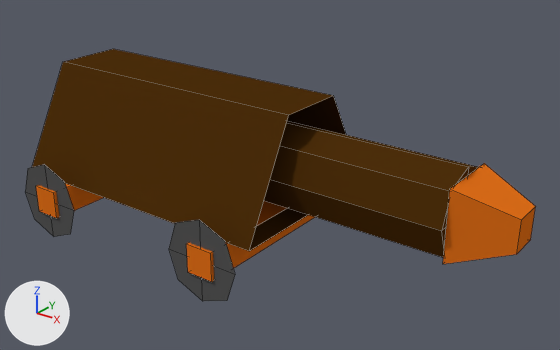
A saved change to the Blender file King Of Kings Docs/Models/heavybatteringram3f.blend.
Both versions are drawn from a camera (50 mm lens) standing at (13.44, -14.12, 9.48) and looking at (2.8, 0.17, 1.9). The axes (+X, +Y, +Z) are drawn at lower left. The lights are the same throughout. Mesh edges are drawn as thin lines.
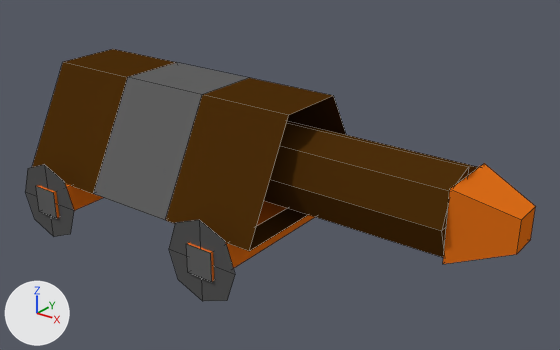
Pixel boxes (x1, y1, x2, y2) of what changed, in the pictures (560 x 350 px):
part 1 of me_cube_001, recoloured (orange to grey)
    both: (186, 244, 212, 282)
part 2 of me_cube, built on
    both: (64, 49, 250, 222)
part 3 of me_cube_002, recoloured (orange to grey)
    both: (36, 186, 57, 218)

What changed in the scene script:
```text
Add mat_material_004:
    mat_material_004 = diffuse_material('Material.004')
    mat_material_004.base_color = (0.123, 0.123, 0.123)  # dark grey #626262
Change me_cube_001:
    where me_cube_001.from_pydata(...)  # 8 vertices, 6 faces; spans x -1.0..1.0, y -1.0..1.0, z -1.0..1.0
    used by ob_cube_001; location = (2.86, 0.02, 0.84); scale = (0.367, 2.98, 0.367)
    me_cube_001 part 1: all 2 faces centred in x 0.0, y -1.0..1.0, z 0.0 switch from mat_material_003 (orange #e47019) to mat_material_004 (dark grey #626262)
Change me_cube:
    where me_cube.from_pydata(...)  # 26 vertices, 21 faces; spans x -1.0..2.01, y -1.0..1.0, z -1.0..1.0
    used by ob_cube; location = (0.0, 0.0, 2.58); scale = (3.85, 2.38, 1.38)
    verts and faces of me_cube; kept vertices keep their numbers, new ones are numbered from 26
    before: 0 (1.0, 1.0, -1.0), 1 (1.0, -1.0, -1.0) at pixel (249, 251), 2 (-1.0, -1.0, -1.0), 3 (-1.0, 1.0, -1.0), 4 (1.0, 0.38, 1.0) at pixel (333, 95)
    before: 5 (1.0, -0.38, 1.0) at pixel (288, 115), 6 (-1.0, -0.38, 1.0) at pixel (62, 61), 7 (-1.0, 0.38, 1.0) at pixel (112, 48)
    me_cube part 2
    add delete_faces([(0, 1, 2, 3), (4, 7, 6, 5), (1, 5, 6, 2), (0, 3, 7, 4)])
    add for new, old in zip([*range(26, 30)], [0, 1, 4, 5]): verts[new] = verts[old] + (-0.67, 0.0, 0.0)
    add for new, old in zip([*range(30, 34)], [2, 3, 6, 7]): verts[new] = verts[old] + (0.67, 0.0, 0.0)
    add faces += [(2, 3, 31, 30), (6, 32, 33, 7), (2, 30, 32, 6), (3, 7, 33, 31), (0, 26, 28, 4), (1, 5, 29, 27)]  # mat_material_002 (brown #4c2e0b)
    add faces += [(4, 28, 29, 5), (0, 1, 27, 26)]  # mat_material_002 (brown #4c2e0b)
    add faces += [(26, 31, 33, 28), (27, 29, 32, 30), (28, 33, 32, 29), (26, 27, 30, 31)]  # mat_material_004 (dark grey #626262)
    add me_cube.materials.append(mat_material_004)  # dark grey #626262
Change me_cube_002:
    where me_cube_002.from_pydata(...)  # 8 vertices, 6 faces; spans x -1.0..1.0, y -1.0..1.0, z -1.0..1.0
    used by ob_cube_002; location = (-2.51, 0.02, 0.84); scale = (0.367, 2.98, 0.367)
    me_cube_002 part 3: all 2 faces centred in x 0.0, y -1.0..1.0, z 0.0 switch from mat_material_003 (orange #e47019) to mat_material_004 (dark grey #626262)
```
